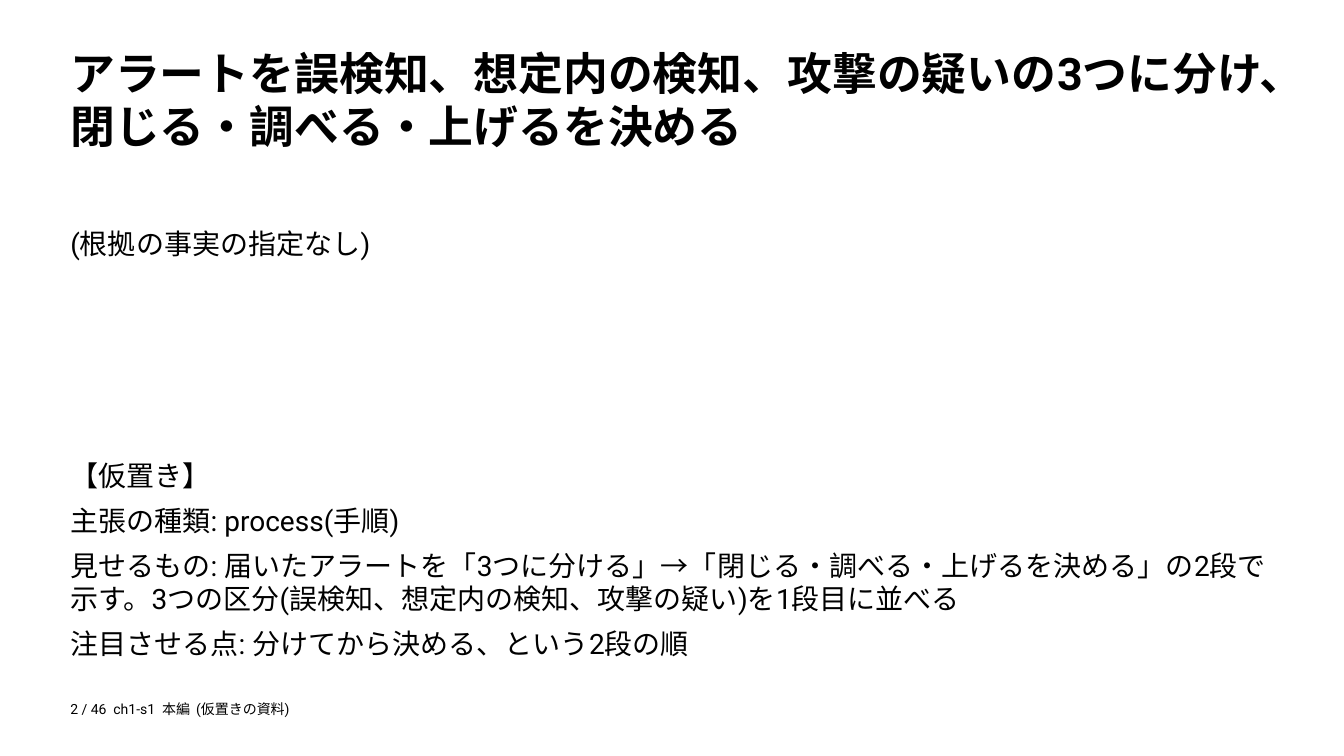
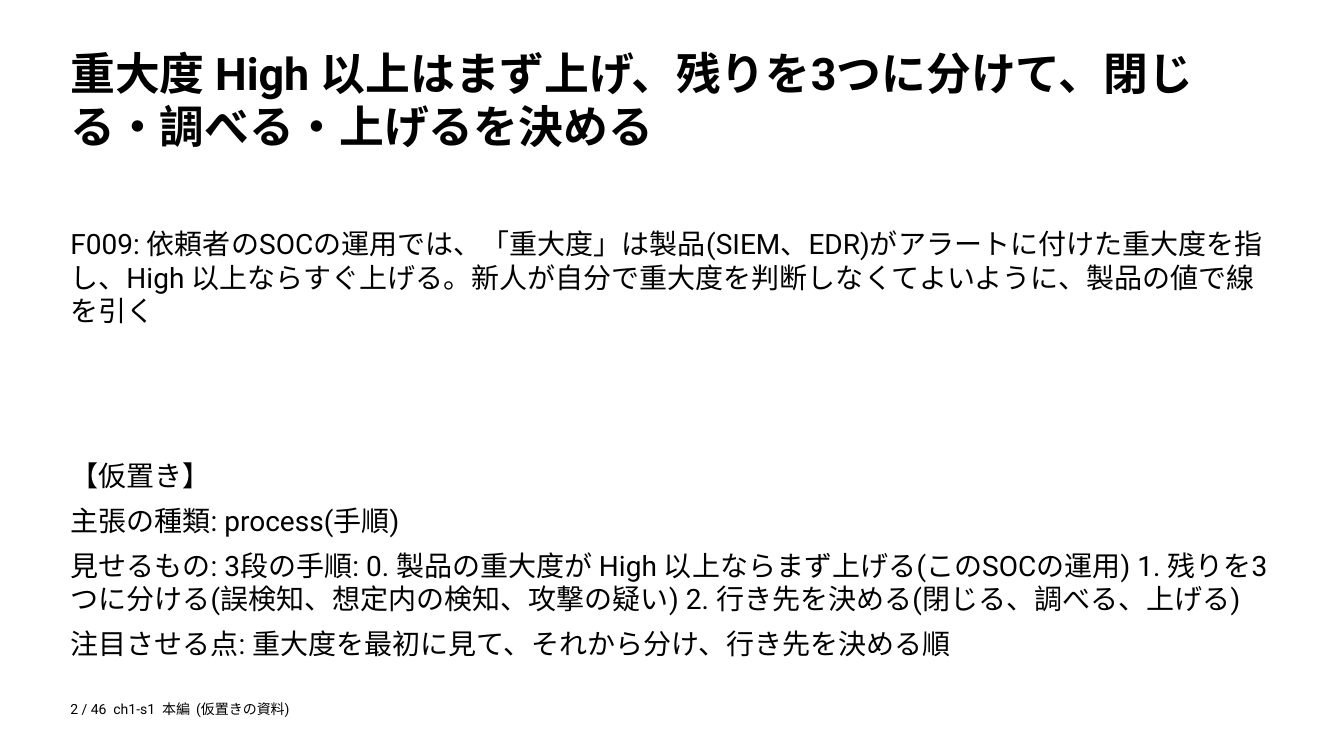
Before and after one commit to zyuuryuu/PPTX-Planner, a slide deck: slide 2 of trial/deck/preview/placeholder.pptx. Drawn at 1344x756 pixels with LibreOffice and Linux fonts; fonts in the diff are those of the drawing. Boxes give left, top, right and bottom in pixels: in the first picture for what was removed or moved away, otherwise in the second. Text is boxed around its words. In the diff, an @@ line names an element or a change of style, - is before the commit and + after.

```diff
--- a/trial/deck/preview/placeholder.pptx
+++ b/trial/deck/preview/placeholder.pptx
@@ text at <box>70,51,1193,147</box>: text changed @@
-アラートを誤検知、想定内の検知、攻撃の疑いの3つに分け、閉じる・調べる・上げるを決める
+重大度 High 以上はまず上げ、残りを3つに分けて、閉じる・調べる・上げるを決める
@@ text at <box>70,230,1263,324</box>: text changed @@
-(根拠の事実の指定なし)
+F009: 依頼者のSOCの運用では、「重大度」は製品(SIEM、EDR)がアラートに付けた重大度を指し、High 以上ならすぐ上げる。新人が自分で重大度を判断しなくてよいように、製品の値で線を引く
@@ text at <box>70,552,1267,657</box>: text changed @@
-見せるもの: 届いたアラートを「3つに分ける」→「閉じる・調べる・上げるを決める」の2段で示す。3つの区分(誤検知、想定内の検知、攻撃の疑い)を1段目に並べる
-注目させる点: 分けてから決める、という2段の順
+見せるもの: 3段の手順: 0. 製品の重大度が High 以上ならまず上げる(このSOCの運用) 1. 残りを3つに分ける(誤検知、想定内の検知、攻撃の疑い) 2. 行き先を決める(閉じる、調べる、上げる)
+注目させる点: 重大度を最初に見て、それから分け、行き先を決める順
```
Also in this commit, not shown: 1 other slide changed, 8 other files.
